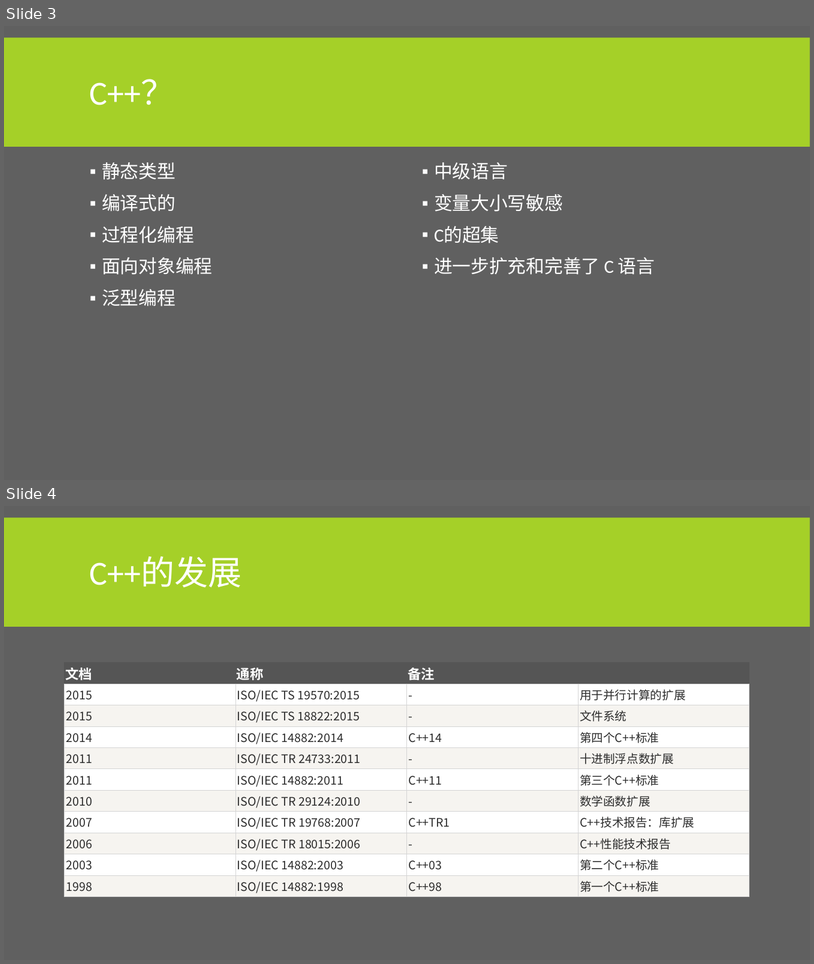
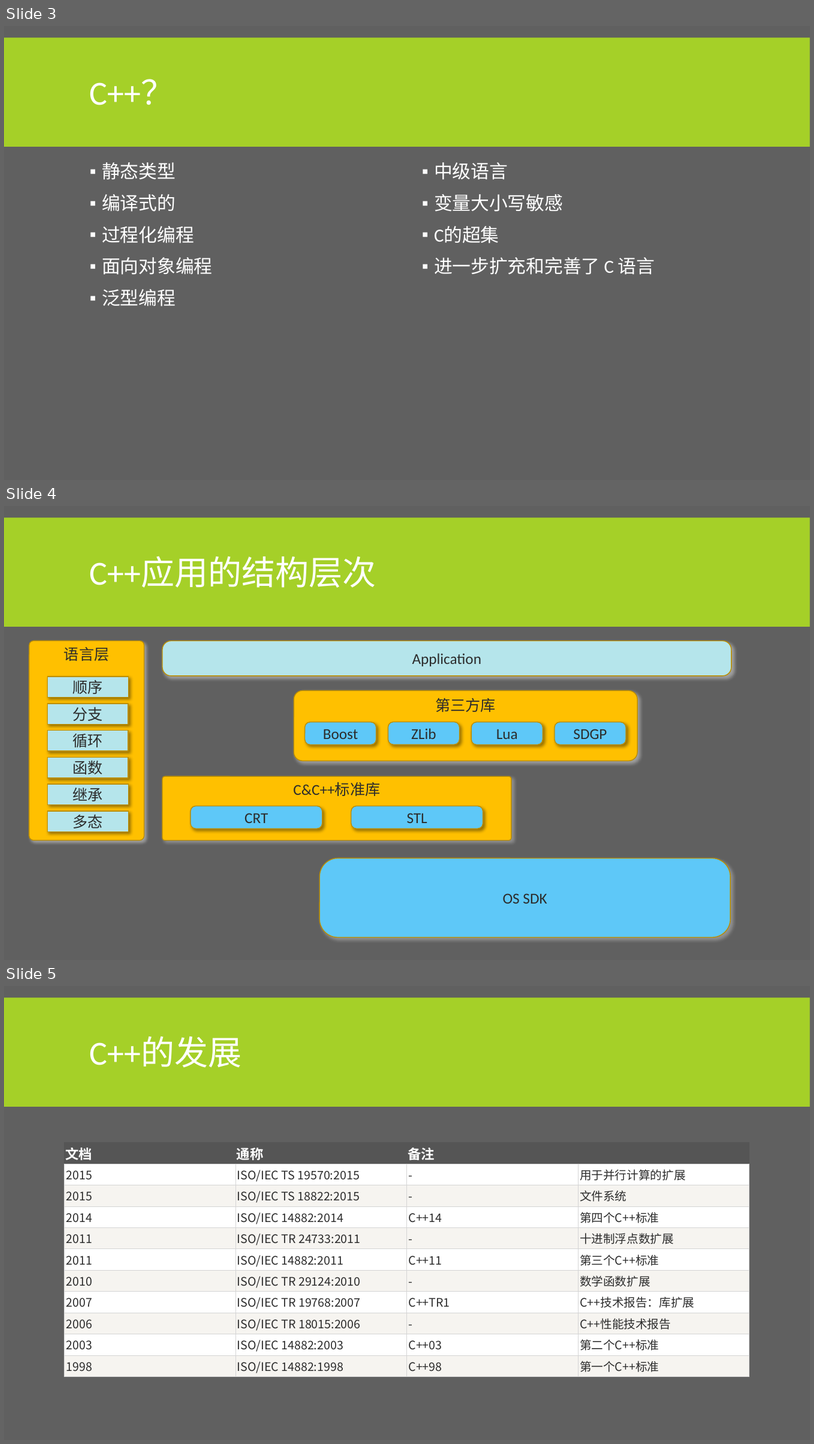
Before and after one commit to albertclass/Lessons, a slide deck: advance c++/courseware.pptx. Shown one above the other, each under a label of ours: slides 3 and 4 before the commit, slides 3, 4 and 5 after it. The pictures are 814x964 and 814x1444 pixels, drawn with LibreOffice and Linux fonts; fonts in the diff are those of the drawing. Boxes give left, top, right and bottom in pixels: in the first picture for what was removed or moved away, otherwise in the second. Text is boxed around its words. In the diff, an @@ line names an element or a change of style, - is before the commit and + after.

```diff
--- a/advance c++/courseware.pptx
+++ b/advance c++/courseware.pptx
@@ slide 4 added at box(4, 506, 810, 960), background #606060; not listed: 1 template element that a slide beside it also shows @@
@@ title added at box(90, 556, 377, 588), 40 pt, text #FFFFFF @@
+C++应用的结构层次
@@ rounded rectangle added at box(29, 641, 144, 841), fill #FFC000, outline #BD8E00 1 pt, 18 pt, text #2C2C2C @@
+语言层
@@ rounded rectangle added at box(162, 641, 732, 676), fill #B5E5EB, outline #BD8E00 1 pt, 18 pt, text #2C2C2C @@
+Application
@@ rectangle added at box(48, 676, 129, 697), fill #B5E5EB, outline #BD8E00 1 pt, 18 pt, text #2C2C2C @@
+顺序
@@ rectangle added at box(48, 703, 129, 724), fill #B5E5EB, outline #BD8E00 1 pt, 18 pt, text #2C2C2C @@
+分支
@@ rounded rectangle added at box(294, 691, 638, 760), fill #FFC000, outline #BD8E00 1 pt, 18 pt, text #2C2C2C @@
+第三方库
@@ rectangle added at box(48, 730, 129, 751), fill #B5E5EB, outline #BD8E00 1 pt, 18 pt, text #2C2C2C @@
+循环
@@ rounded rectangle added at box(305, 722, 377, 744), fill #5EC8F8, outline #BD8E00 1 pt, 18 pt, text #2C2C2C @@
+Boost
@@ rounded rectangle added at box(388, 722, 459, 744), fill #5EC8F8, outline #BD8E00 1 pt, 18 pt, text #2C2C2C @@
+ZLib
@@ rounded rectangle added at box(471, 722, 543, 744), fill #5EC8F8, outline #BD8E00 1 pt, 18 pt, text #2C2C2C @@
+Lua
@@ rounded rectangle added at box(555, 722, 626, 744), fill #5EC8F8, outline #BD8E00 1 pt, 18 pt, text #2C2C2C @@
+SDGP
@@ rectangle added at box(48, 757, 129, 778), fill #B5E5EB, outline #BD8E00 1 pt, 18 pt, text #2C2C2C @@
+函数
@@ rectangle added at box(48, 784, 129, 804), fill #B5E5EB, outline #BD8E00 1 pt, 18 pt, text #2C2C2C @@
+继承
@@ rounded rectangle added at box(162, 777, 512, 841), fill #FFC000, outline #BD8E00 1 pt, 18 pt, text #2C2C2C @@
+C&C++标准库
@@ rectangle added at box(48, 811, 129, 831), fill #B5E5EB, outline #BD8E00 1 pt, 18 pt, text #2C2C2C @@
+多态
@@ rounded rectangle added at box(191, 806, 323, 828), fill #5EC8F8, outline #BD8E00 1 pt, 18 pt, text #2C2C2C @@
+CRT
@@ rounded rectangle added at box(351, 806, 483, 828), fill #5EC8F8, outline #BD8E00 1 pt, 18 pt, text #2C2C2C @@
+STL
@@ rounded rectangle added at box(320, 858, 731, 937), fill #5EC8F8, outline #BD8E00 1 pt, 18 pt, text #2C2C2C @@
+OS SDK
@@ what was slide 4 is now slide 5 @@
```
Also in this commit, not shown: 6 slides changed, 1 other slide added, 13 other files.
